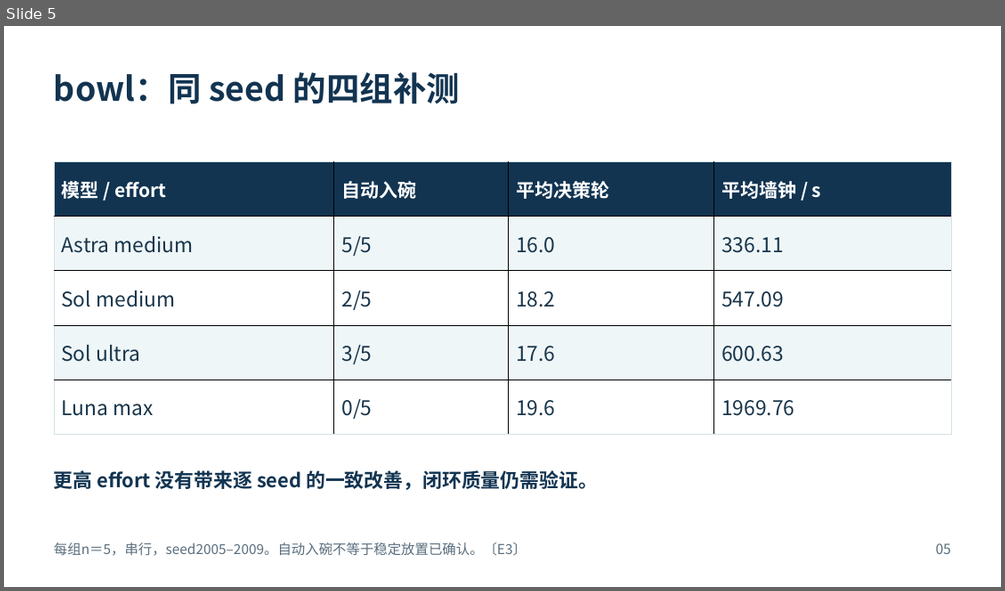
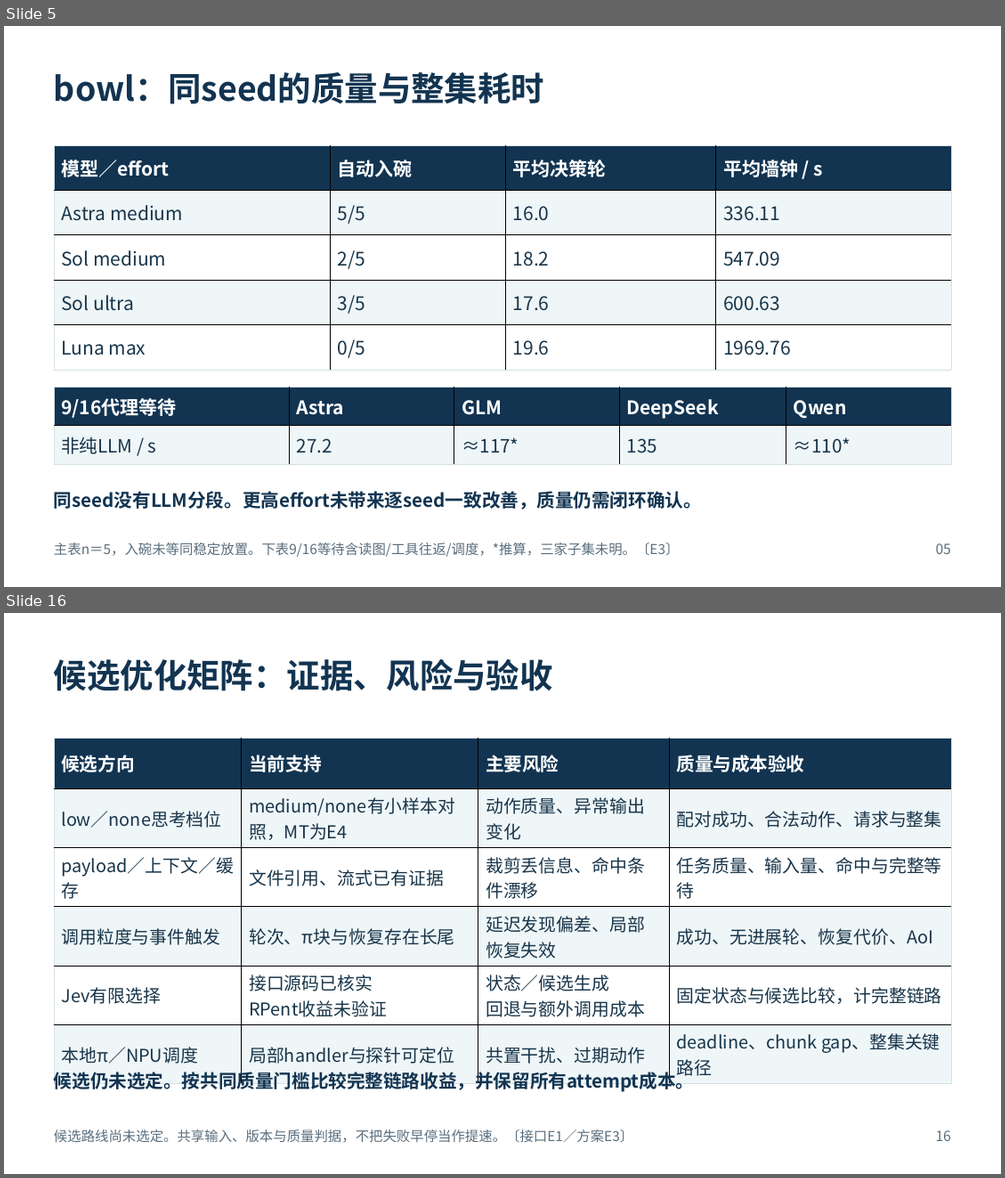
Before and after one commit to Xxc33128/embodied-ai, a slide deck: weeks/2026_1012-1018_RPent多模型性能分析/2026-10-14-综合性能评估/具身智能推理性能评估汇报.pptx. Shown one above the other, each under a label of ours: slide 5 before the commit, slides 5 and 16 after it; the slides between them are not shown. The pictures are 1005x591 and 1005x1178 pixels, drawn with LibreOffice and Linux fonts; fonts in the diff are those of the drawing. Boxes give left, top, right and bottom in pixels: in the first picture for what was removed or moved away, otherwise in the second. Text is boxed around its words. In the diff, an @@ line names an element or a change of style, - is before the commit and + after.

```diff
--- a/weeks/2026_1012-1018_RPent多模型性能分析/2026-10-14-综合性能评估/具身智能推理性能评估汇报.pptx
+++ b/weeks/2026_1012-1018_RPent多模型性能分析/2026-10-14-综合性能评估/具身智能推理性能评估汇报.pptx
@@ slide 16 added at (4, 613, 1001, 1174), background #FFFFFF @@
@@ text added at (54, 659, 553, 691), 32 pt, text #123451, bold @@
+候选优化矩阵：证据、风险与验收
@@ table added at (54, 738, 952, 1079), 6 rows, 4 columns @@
+候选方向 | 当前支持 | 主要风险 | 质量与成本验收
+low／none思考档位 | medium/none有小样本对照，MT为E4 | 动作质量、异常输出变化 | 配对成功、合法动作、请求与整集
+payload／上下文／缓存 | 文件引用、流式已有证据 | 裁剪丢信息、命中条件漂移 | 任务质量、输入量、命中与完整等待
+调用粒度与事件触发 | 轮次、π块与恢复存在长尾 | 延迟发现偏差、局部恢复失效 | 成功、无进展轮、恢复代价、AoI
+Jev有限选择 | 接口源码已核实 / RPent收益未验证 | 状态／候选生成 / 回退与额外调用成本 | 固定状态与候选比较，计完整链路
+本地π／NPU调度 | 局部handler与探针可定位 | 共置干扰、过期动作 | deadline、chunk gap、整集关键路径
@@ text added at (54, 1070, 694, 1092), 17.6 pt, text #123451, bold @@
+候选仍未选定。按共同质量门槛比较完整链路收益，并保留所有attempt成本。
@@ text added at (54, 1129, 633, 1143), 13.1 pt, text #5A6E7D @@
+候选路线尚未选定。共享输入、版本与质量判据，不把失败早停当作提速。〔接口E1／方案E3〕
@@ text added at (936, 1130, 951, 1141), 13.5 pt, text #5A6E7D @@
+16
@@ slide 5 changed as well @@
@@ text at (54, 72, 544, 104): text changed @@
-bowl：同 seed 的四组补测
+bowl：同seed的质量与整集耗时
@@ table at (54, 145, 952, 370) @@
-row 1, column 1: 模型 / effort
+row 1, column 1: 模型／effort
@@ size 19.5 to 18 pt in "Astra medium", "5/5", "16.0", "336.11" and 12 more places @@
@@ table: place and size @@
-table at (54, 161, 952, 435)
+table at (54, 145, 952, 370)
@@ table added at (54, 386, 952, 464), 2 rows, 5 columns @@
+9/16代理等待 | Astra | GLM | DeepSeek | Qwen
+非纯LLM / s | 27.2 | ≈117* | 135 | ≈110*
@@ text at (54, 491, 702, 509): text changed; size 18.8 to 17.6 pt @@
-更高 effort 没有带来逐 seed 的一致改善，闭环质量仍需验证。
+同seed没有LLM分段。更高effort未带来逐seed一致改善，质量仍需闭环确认。
@@ text at (54, 542, 680, 556): text changed @@
-每组n＝5，串行，seed2005–2009。自动入碗不等于稳定放置已确认。〔E3〕
+主表n＝5，入碗未等同稳定放置。下表9/16等待含读图/工具往返/调度，*推算，三家子集未明。〔E3〕
```
Also in this commit, not shown: 5 other slides changed, 12 other slides added, 14 slides removed, 4 other files.
